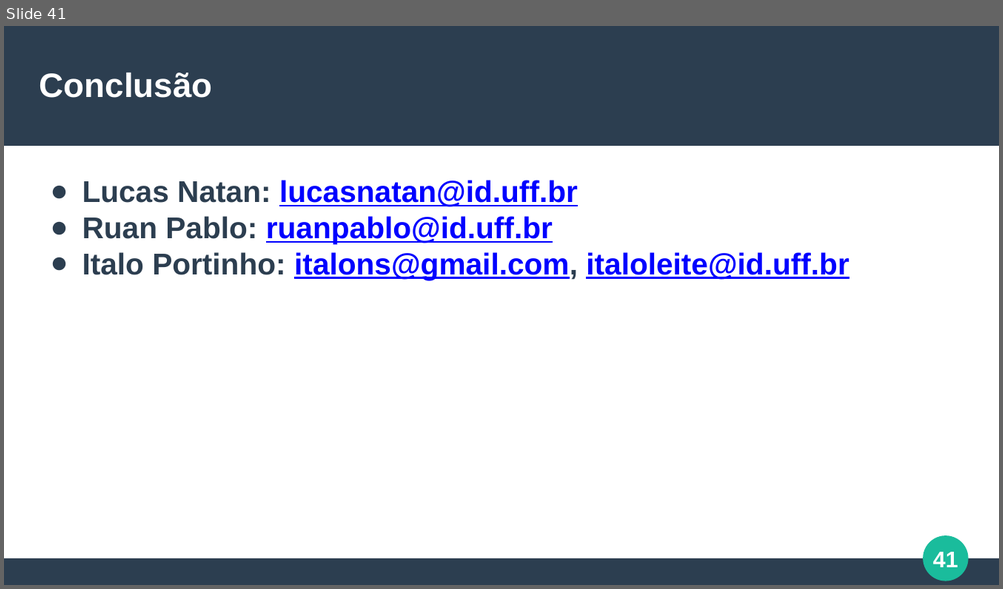
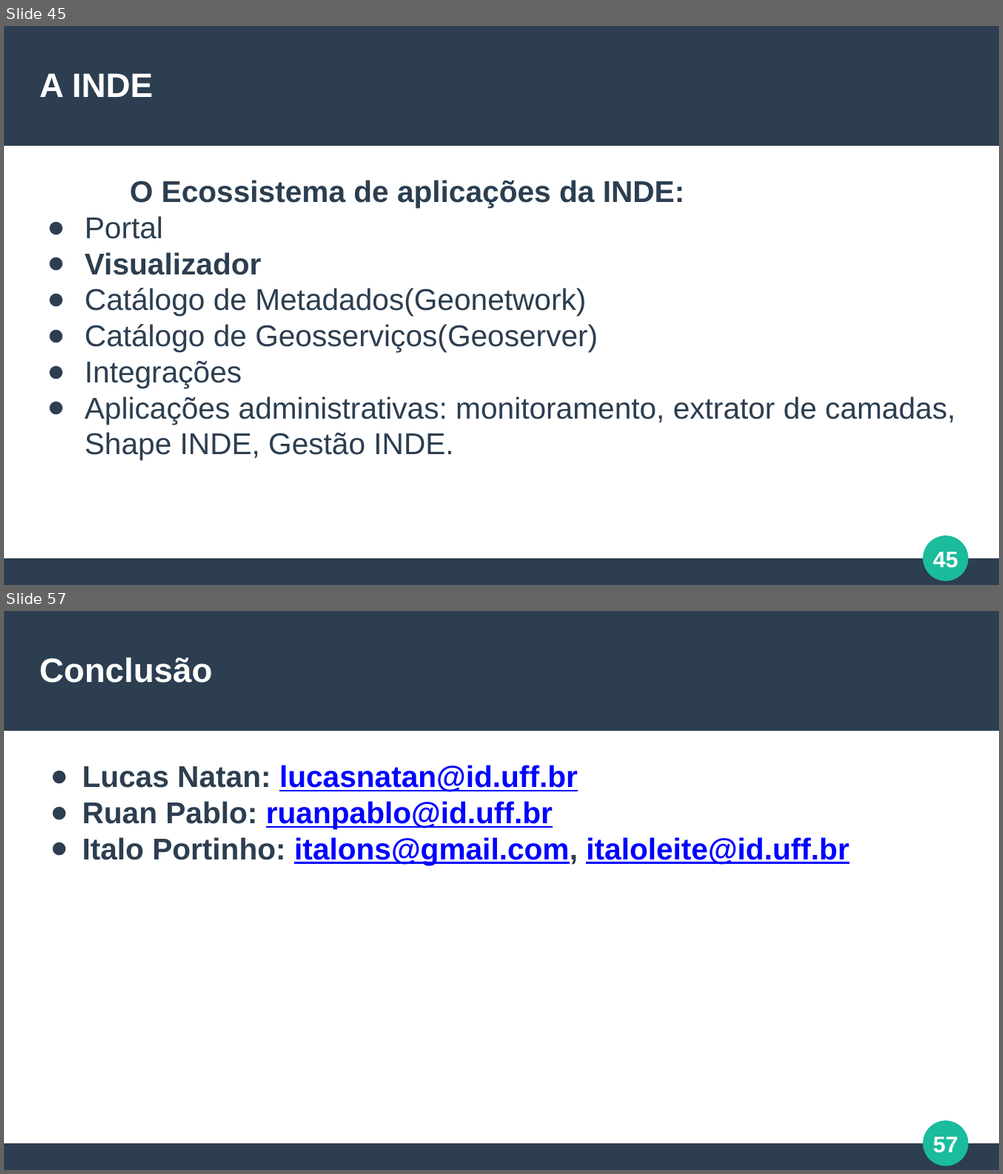
Before and after one commit to italoportinho/trabalho-egov-2024-1, a slide deck: trabalho-pratico/apresentacao_trabalho_pratico_EGOV_2024-1.pptx. Shown one above the other, each under a label of ours: slide 41 before the commit, slides 45 and 57 after it; the slides between them are not shown. The pictures are 1003x589 and 1003x1174 pixels, drawn with LibreOffice and Linux fonts; fonts in the diff are those of the drawing. Boxes give left, top, right and bottom in pixels: in the first picture for what was removed or moved away, otherwise in the second. Text is boxed around its words. In the diff, an @@ line names an element or a change of style, - is before the commit and + after.

```diff
--- a/trabalho-pratico/apresentacao_trabalho_pratico_EGOV_2024-1.pptx
+++ b/trabalho-pratico/apresentacao_trabalho_pratico_EGOV_2024-1.pptx
@@ slide 45 added at [4, 26, 999, 585], background #FFFFFF; not listed: 4 template elements that a slide beside it also shows @@
@@ text added at [40, 73, 153, 97], 27 pt, text #FFFFFF, bold @@
+A INDE
@@ text added at [85, 180, 955, 460], 24 pt, text #2C3E50 @@
+O Ecossistema de aplicações da INDE:
+● Portal
+● Visualizador
+● Catálogo de Metadados(Geonetwork)
+● Catálogo de Geosserviços(Geoserver)
+● Integrações
+● Aplicações administrativas: monitoramento, extrator de camadas, Shape INDE, Gestão INDE.
@@ what was slide 41 is now slide 57 @@
@@ page number at [933, 1137, 958, 1153]: text changed @@
-41
+57
```
Also in this commit, not shown: 38 slides changed, 17 other slides added, 2 slides removed.
